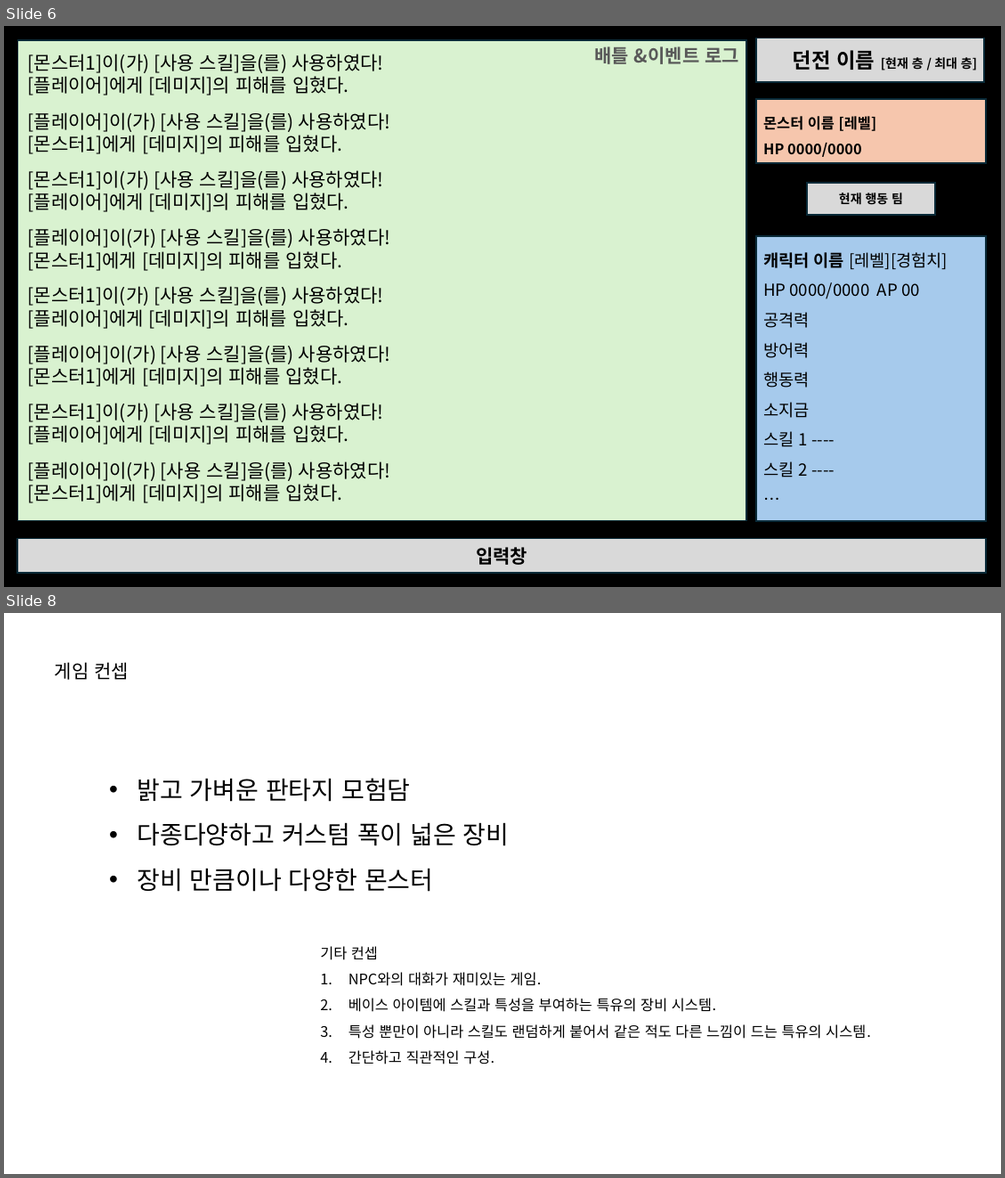
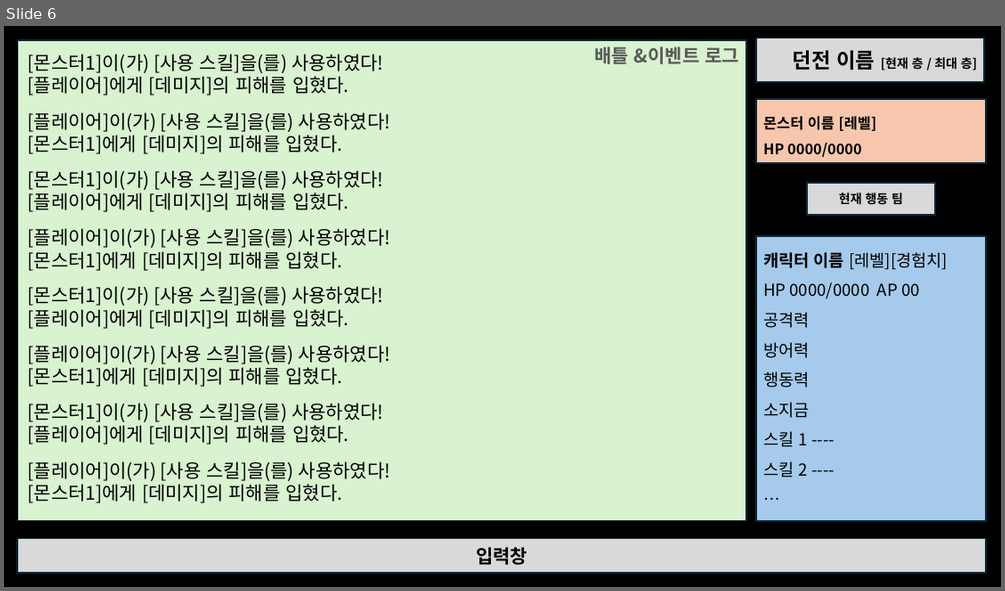
Before and after one commit to lsu0503/TextRPG_TeamProject2nd, a slide deck: Documents/TextRPG_와이어프레임.pptx. Shown one above the other, each under a label of ours: slides 6 and 8 before the commit, slide 6 after it; the slides between them are not shown. The pictures are 1005x1178 and 1005x591 pixels, drawn with LibreOffice and Linux fonts; fonts in the diff are those of the drawing. Boxes give left, top, right and bottom in pixels: in the first picture for what was removed or moved away, otherwise in the second. Text is boxed around its words. In the diff, an @@ line names an element or a change of style, - is before the commit and + after.

```diff
--- a/Documents/TextRPG_와이어프레임.pptx
+++ b/Documents/TextRPG_와이어프레임.pptx
@@ slide 8 removed at [4,613,1001,1174], background #FFFFFF @@
@@ text removed at [55,662,129,680] @@
-게임 컨셉
@@ text removed at [138,778,510,892] @@
-• 밝고 가벼운 판타지 모험담
-• 다종다양하고 커스텀 폭이 넓은 장비
-• 장비 만큼이나 다양한 몬스터
@@ text removed at [320,946,871,1064] @@
-기타 컨셉
-1. NPC와의 대화가 재미있는 게임.
-2. 베이스 아이템에 스킬과 특성을 부여하는 특유의 장비 시스템.
-3. 특성 뿐만이 아니라 스킬도 랜덤하게 붙어서 같은 적도 다른 느낌이 드는 특유의 시스템.
-4. 간단하고 직관적인 구성.
```
Also in this commit, not shown: 2 slides changed.
